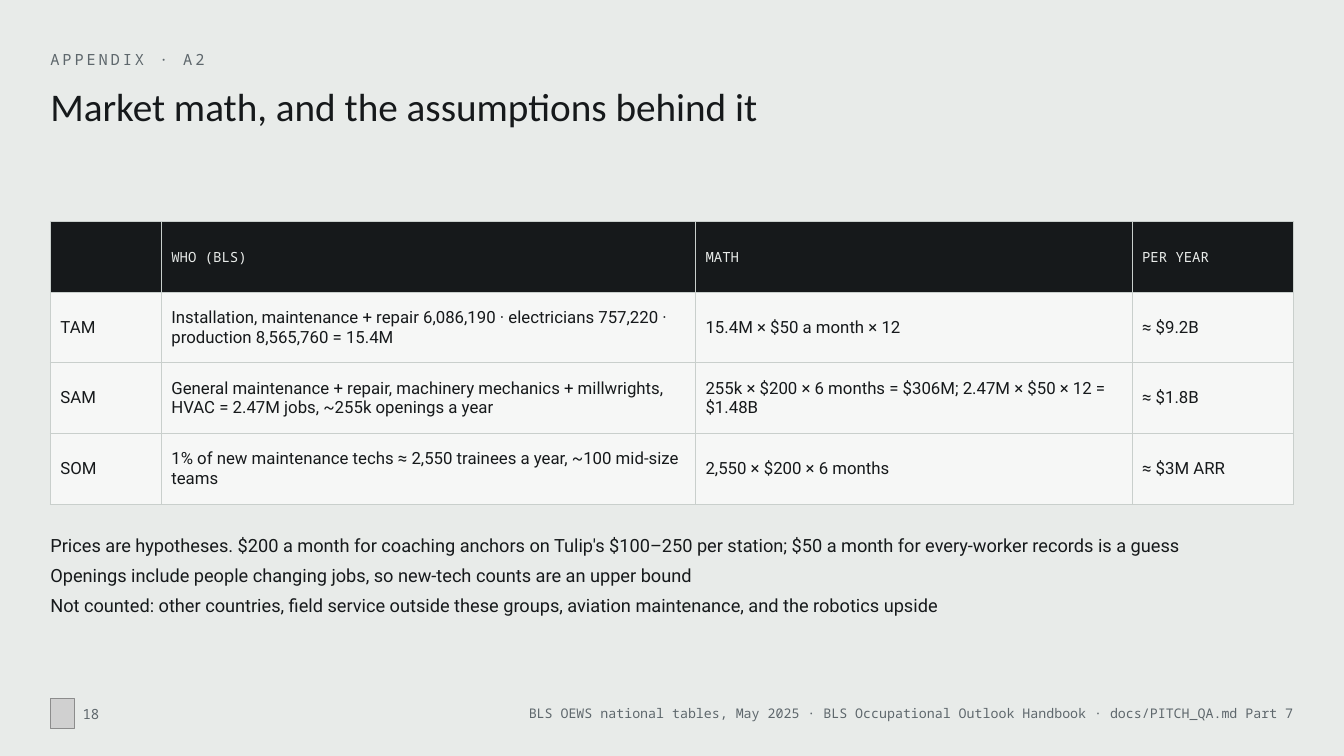
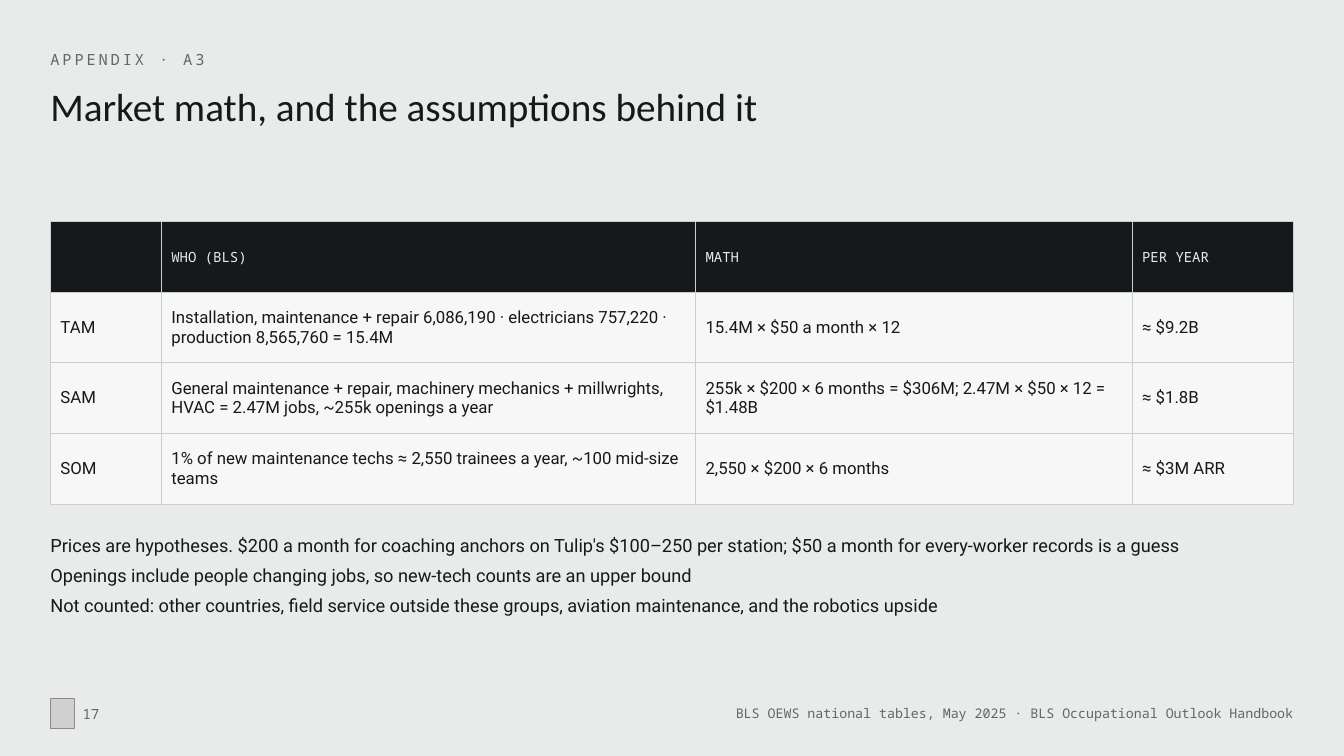
Before and after one commit to MonishSaravana/praxis, a slide deck: slide 17 of deck/Praxis_SAH_Oct2026.pptx (slide 18 before the commit). Drawn at 1344x756 pixels with LibreOffice and Linux fonts; fonts in the diff are those of the drawing; grey boxes stand for pictures. Boxes give left, top, right and bottom in pixels: in the first picture for what was removed or moved away, otherwise in the second. Text is boxed around its words. In the diff, an @@ line names an element or a change of style, - is before the commit and + after.

```diff
--- a/deck/Praxis_SAH_Oct2026.pptx
+++ b/deck/Praxis_SAH_Oct2026.pptx
@@ text at bbox=[50, 54, 204, 65]: text changed @@
-APPENDIX · A2
+APPENDIX · A3
@@ page number at bbox=[83, 709, 100, 719]: text changed @@
-18
+17
@@ text at bbox=[736, 708, 1293, 721]: text changed @@
-BLS OEWS national tables, May 2025 · BLS Occupational Outlook Handbook · docs/PITCH_QA.md Part 7
+BLS OEWS national tables, May 2025 · BLS Occupational Outlook Handbook
```
Also in this commit, not shown: 15 other slides changed, 7 slides added, 6 slides removed, 59 other files.
